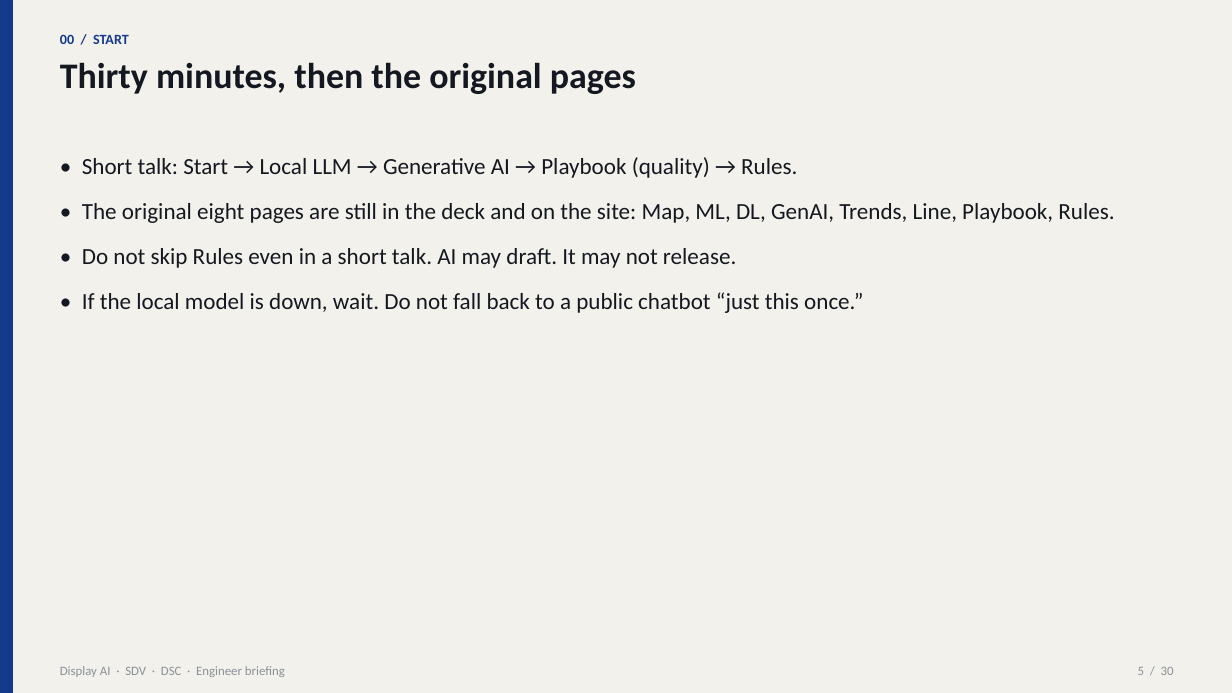
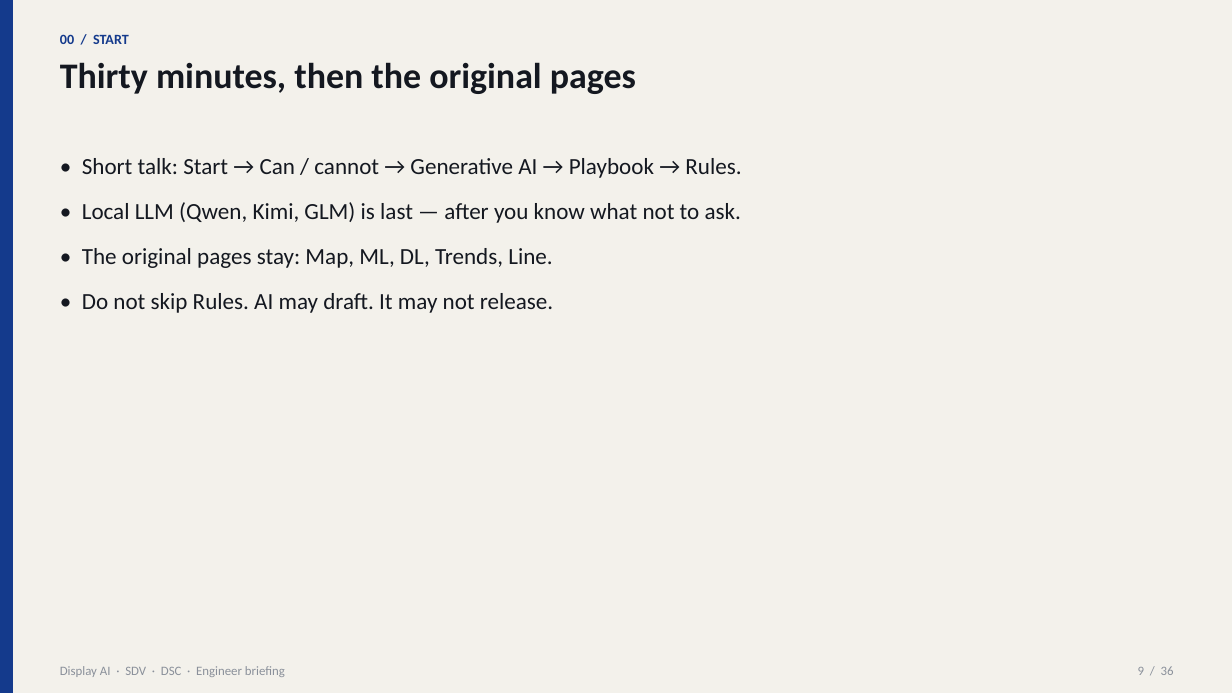
Before and after one commit to beyondlatent/welcome, a slide deck: slide 9 of Display-AI-Briefing-SDV-DSC.pptx (slide 5 before the commit). Drawn at 1232x693 pixels with LibreOffice and Linux fonts; fonts in the diff are those of the drawing. Boxes give left, top, right and bottom in pixels: in the first picture for what was removed or moved away, otherwise in the second. Text is boxed around its words. In the diff, an @@ line names an element or a change of style, - is before the commit and + after.

Commit message:
Move local LLM last; add AI and GenAI can/cannot

```diff
--- a/Display-AI-Briefing-SDV-DSC.pptx
+++ b/Display-AI-Briefing-SDV-DSC.pptx
@@ text at [82,158,741,313]: text changed @@
-• Short talk: Start → Local LLM → Generative AI → Playbook (quality) → Rules.
-• The original eight pages are still in the deck and on the site: Map, ML, DL, GenAI, Trends, Line, Playbook, Rules.
-• Do not skip Rules even in a short talk. AI may draft. It may not release.
-• If the local model is down, wait. Do not fall back to a public chatbot “just this once.”
+• Short talk: Start → Can / cannot → Generative AI → Playbook → Rules.
+• Local LLM (Qwen, Kimi, GLM) is last — after you know what not to ask.
+• The original pages stay: Map, ML, DL, Trends, Line.
+• Do not skip Rules. AI may draft. It may not release.
@@ text at [1138,666,1174,675]: text changed @@
-5 / 30
+9 / 36
```
Also in this commit, not shown: 27 other slides changed, 6 slides added, 3 other files.
